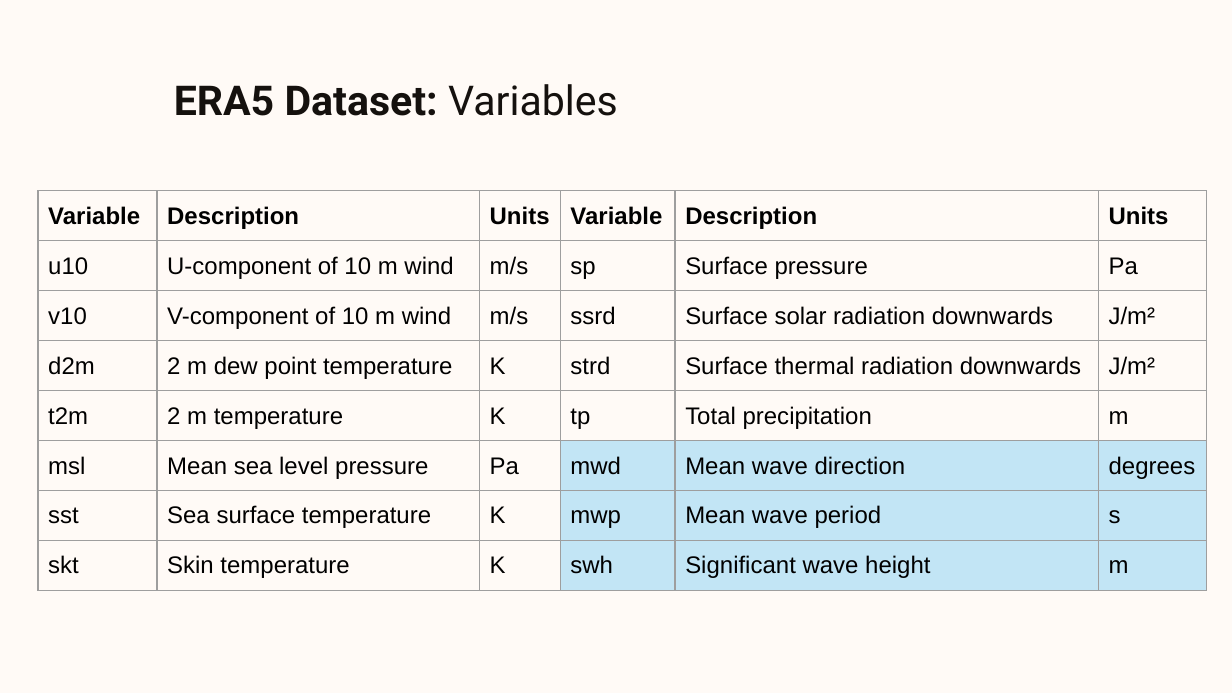
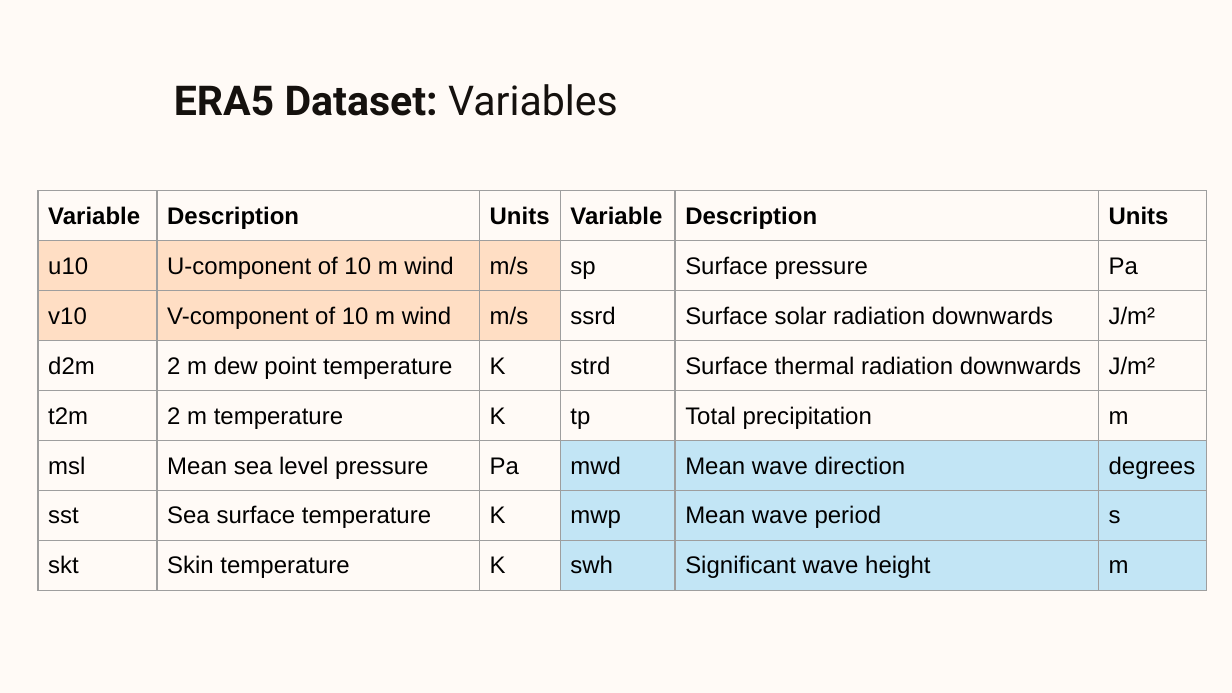
Before and after one commit to BernardoMChagas/Projeto, a slide deck: slide 9 of Wave Properties Forecasting.pptx. Drawn at 1232x693 pixels with LibreOffice and Linux fonts; fonts in the diff are those of the drawing; background and template pictures are left out. Boxes give left, top, right and bottom in pixels: in the first picture for what was removed or moved away, otherwise in the second. Text is boxed around its words. In the diff, an @@ line names an element or a change of style, - is before the commit and + after.

```diff
--- a/Wave Properties Forecasting.pptx
+++ b/Wave Properties Forecasting.pptx
@@ table at <box>38,191,561,590</box> @@
@@ fill none to #FFDEC4 in 6 cells @@
```
Also in this commit, not shown: 18 other slides changed, 3 slides added, 5 slides removed, 7 other files.
